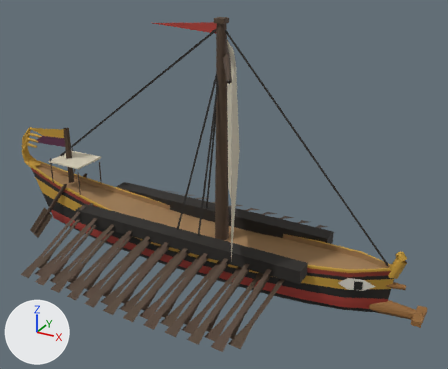
One commit to the glTF model public/harbour/kit/hull_gold_trireme_large.glb: the scene before it, then after it.
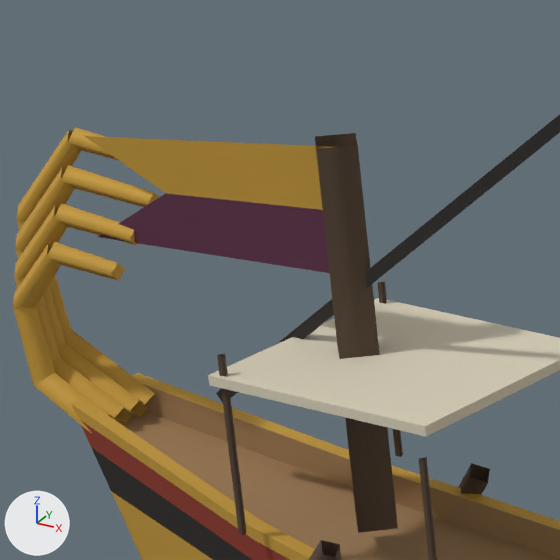
Each version is shown whole from a 50 mm camera at (12.95, -20.5, 13.9) aimed at (1.56, 0.21, 3.54), then close up on the part from 4% to 22% of the width and 30% to 51% of the height. Every picture has the same lights, and +X, +Y and +Z are marked at lower left. The last two pictures show the newer version. Where no turn or scale is listed for an object, it has been applied to the vertices. Vertices at exactly the same position are counted once.

In view in the first close-up: 'deck', 'flag', 'hull', 'mast', 'rigging'.
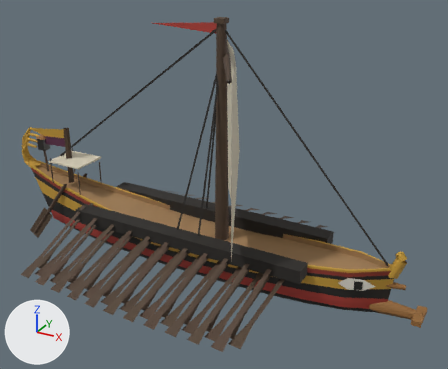
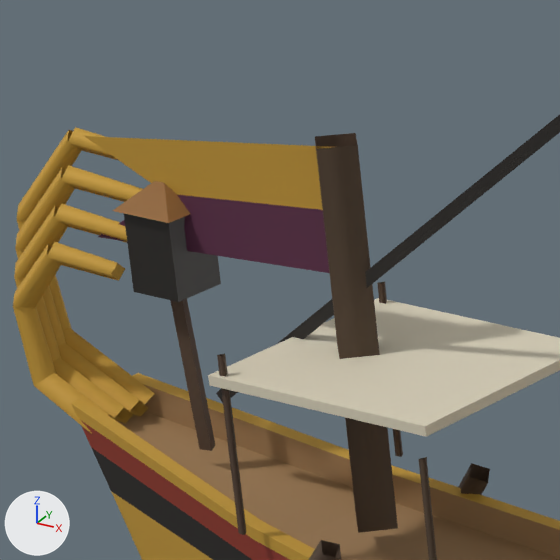
Where the newer file only moved an object's origin or applied its transform, the numbers keep the older frame.

Edits to the bpy script that builds the scene:
```text
Add mat_hb_emissive:
    mat_hb_emissive = bpy.data.materials.new('hb_emissive')
    # nodes: BsdfPrincipled, Mix, OutputMaterial, VertexColor
    # colours: white #e7e7e7, mixed with the vertex colours
Change me_deck:
    used by ob_deck; location = (-7.129, 0.0, 1.192)
    remove me_deck.from_pydata(...)  # 64 vertices, 76 faces; spans x -1.73..1.73, y -1.04..1.04, z -2.22..2.22
    add me_deck.from_pydata(...)  # 79 vertices, 88 faces; spans x -1.73..1.73, y -1.04..1.04, z -2.22..3.03
    me_deck part 1
    15 vertices are added at x -1.33..-0.83, y -0.25..0.25, z 1.1..3.03
    12 new faces join them
Add me_stern_lantern_glass:
    me_stern_lantern_glass.from_pydata(...)  # 8 vertices, 8 faces; spans x -0.198..0.198, y -0.198..0.198, z -0.287..0.287
    me_stern_lantern_glass.materials.append(mat_hb_emissive)
Add ob_stern_lantern_glass:
    ob_stern_lantern_glass = bpy.data.objects.new('stern_lantern_glass', me_stern_lantern_glass)
    ob_stern_lantern_glass.location = (-8.208, 0.0, 3.718)
```

Changed parts and their boxes (x1, y1, x2, y2) in the close-ups (560 x 560 px):
'deck', reshaped
    before: (208, 282, 560, 560)
    after: (113, 181, 560, 560)
'stern_lantern_glass', added
    after: (124, 214, 221, 302)
part 1 of me_deck, added
    after: (113, 181, 215, 451)
